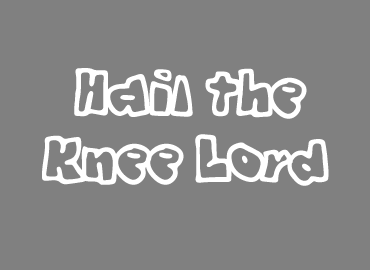
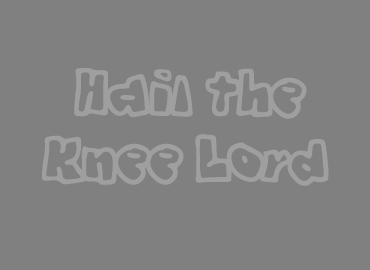
Layer changes from the first 370 x 270 image to the second:
"Hail the Knee Lord": opacity 100% → 30% over (42, 68, 329, 186)
